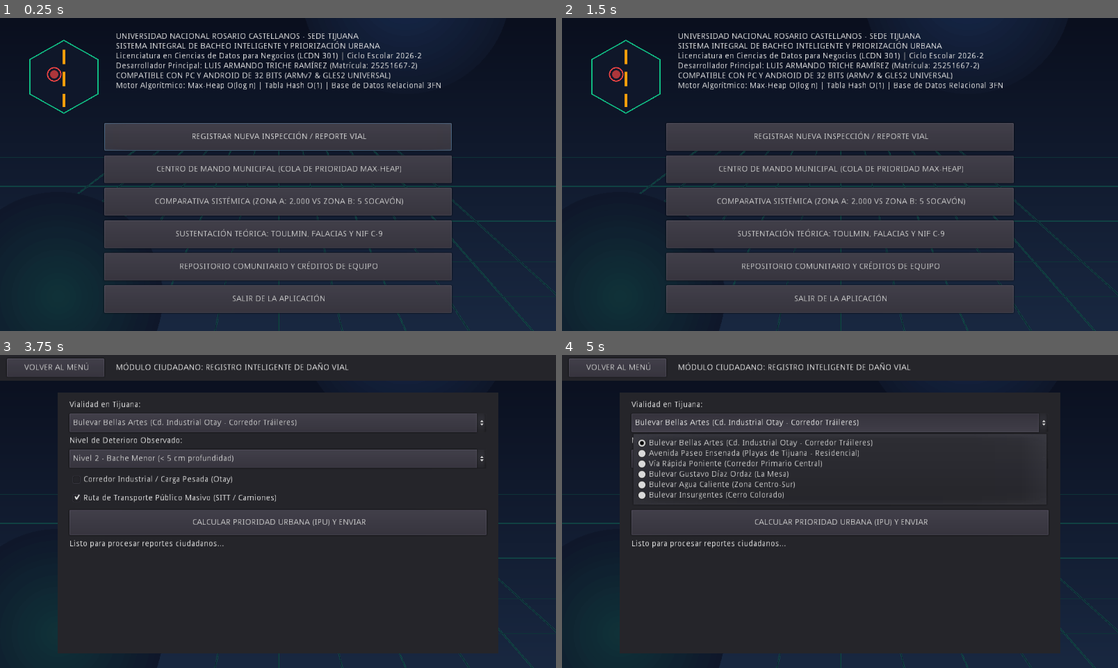
Above: before the commit, frames 1-4 (two rows, left to right).
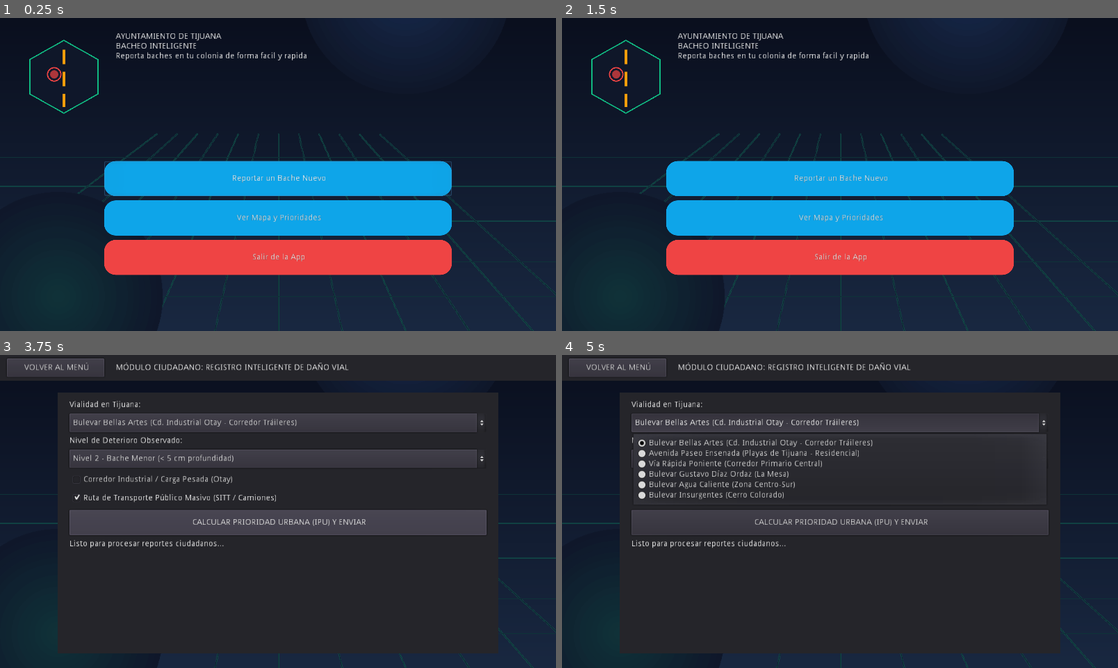
Above: after the commit, the same moments.

Repository: luistriche/Bacheo_Inteligente_Tijuana
Game: Godot game, scene res://scenes/MainApp.tscn
Two runs of this game, one before a commit and one after it. Both use one fixed random seed, a clock stepped at 60 frames per second and the inputs below.
Inputs:
- Up to frame 1 (0.25 s): no input
- Up to frame 2 (1.5 s): click "📱 REGISTRAR NUEVA INSPECCIÓN …" (after the commit: "📷 Reportar un Bache Nuevo") at 0.5 s; click "← VOLVER AL MENÚ" at 1.25 s
- Up to frame 3 (3.75 s): click "🏛️ CENTRO DE MANDO MUNICIPAL …" (after the commit: "🗺️ Ver Mapa y Prioridades") at 2 s; click "← VOLVER AL MENÚ" at 2.75 s; click "📱 REGISTRAR NUEVA INSPECCIÓN …" (after the commit: "📷 Reportar un Bache Nuevo") at 3.5 s
- Up to frame 4 (5 s): click "Bulevar Bellas Artes (Cd. Ind…" at 4.25 s

The runs differ from the first frame. In frame 1, 39% of the frame differs, in the area x 18-82%, y 4-95%; in frame 2, 39%; in frame 3, less than 0.1%; in frame 4, nothing differs.

Commit message:
UI: Aplicar Psicología del Color e interfaz intuitiva a Godot App

Diff:
--- a/app_godot_32bit/scripts/MainApp.gd
+++ b/app_godot_32bit/scripts/MainApp.gd
@@ -43,6 +43,7 @@
 var tts_player = AudioStreamPlayer.new()
 
 func _ready():
+	_aplicar_psicologia_color()
 	if OS.get_name() == "Android":
 		OS.request_permissions()
 	_setup_options()
@@ -310,3 +311,44 @@
 			lbl_stats.text = "✓ Sincronizado exitosamente con SQLite y Flask (2,005 reportes procesados)."
 	else:
 		lbl_stats.text = "Modo autónomo local activo (Sin conexión con servidor web)."
+
+
+func _aplicar_psicologia_color():
+	var header = $Views/ViewPortada.get_node_or_null("HeaderBox")
+	if header:
+		header.get_node("Institucion").text = "AYUNTAMIENTO DE TIJUANA"
+		header.get_node("Titulo").text = "BACHEO INTELIGENTE"
+		header.get_node("Subtitulo").text = "Reporta baches en tu colonia de forma facil y rapida"
+		header.get_node("Autor").text = ""
+		header.get_node("BadgeCompat").text = ""
+
+	var style_normal = StyleBoxFlat.new()
+	style_normal.bg_color = Color("#0ea5e9")
+	style_normal.corner_radius_top_left = 20
+	style_normal.corner_radius_top_right = 20
+	style_normal.corner_radius_bottom_left = 20
+	style_normal.corner_radius_bottom_right = 20
+
+	var style_hover = style_normal.duplicate()
+	style_hover.bg_color = Color("#0284c7")
+
+	var style_danger = style_normal.duplicate()
+	style_danger.bg_color = Color("#ef4444")
+
+	var btns = $Views/ViewPortada/Center/MenuButtons.get_children()
+	for btn in btns:
+		if btn is Button:
+			btn.add_stylebox_override("normal", style_normal)
+			btn.add_stylebox_override("hover", style_hover)
+			btn.add_stylebox_override("pressed", style_hover)
+			btn.rect_min_size.y = 60
+
+			if btn.name == "BtnNavCiudadano":
+				btn.text = "📷 Reportar un Bache Nuevo"
+			elif btn.name == "BtnNavMunicipio":
+				btn.text = "🗺️ Ver Mapa y Prioridades"
+			elif btn.name == "BtnSalir":
+				btn.add_stylebox_override("normal", style_danger)
+				btn.text = "❌ Salir de la App"
+			else:
+				btn.visible = false
